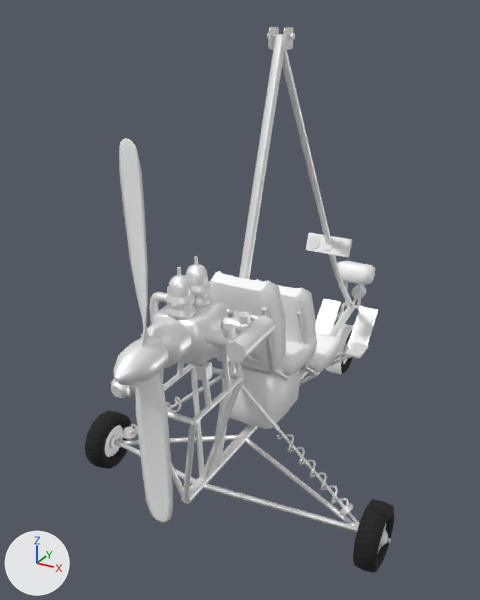
What one commit did to the Blender file assets/source/trike/trike.blend.
Both versions are drawn from a 50 mm camera at (1.51, -3.17, 0.13) aimed at (-0.17, -0.11, -1.41). Every picture has the same lights, and +X, +Y and +Z are marked at lower left. The older version comes first. Objects named as collision shapes, trigger or cutter boxes, shadow casters or lower levels of detail are left out.

In view in the first picture: 'Engine_LOD0', 'Prop_LOD0', 'Trike_LOD0'.
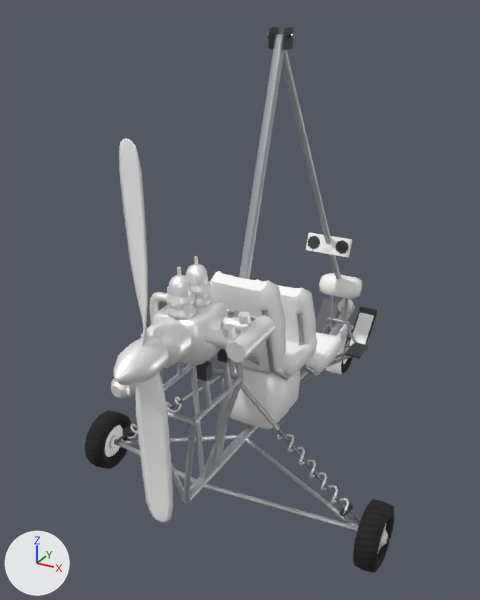
Boxes [x1, y1, x2, y2] around the edits, measured in the pictures (480 x 600 px; the box of a moved part takes in the faces that stretch with it):
part 1 of me_trike_lod0, moved or reshaped (not visible before): after [328, 317, 348, 324]
part 2 of me_trike_lod0, moved or reshaped: before [357, 284, 362, 308]; after [330, 295, 334, 320]
part 3 of me_trike_lod0, added: after [343, 298, 348, 322]
part 4 of me_trike_lod0, moved or reshaped: before [335, 262, 375, 285]; after [319, 274, 362, 299]
part 5 of me_trike_lod0, moved or reshaped: before [342, 261, 371, 266]; after [327, 273, 357, 280]
part 6 of me_trike_lod0, moved or reshaped: before [353, 293, 358, 304]; after [338, 307, 344, 319]
part 7 of me_trike_lod0, moved or reshaped: before [353, 285, 366, 296]; after [340, 298, 353, 311]
part 8 of me_trike_lod0, deleted: before [351, 288, 363, 299]
part 9 of me_trike_lod0, moved or reshaped (mostly hidden before): before [333, 304, 354, 327]; after [322, 301, 357, 351]
part 10 of me_trike_lod0, recoloured: [118, 35, 358, 532] in both
part 11 of me_trike_lod0, recoloured: [114, 33, 391, 543] in both
part 12 of me_trike_lod0, recoloured: [122, 27, 378, 516] in both
part 13 of me_engine_lod0, recoloured (white to dark grey): [196, 361, 212, 382] in both
part 14 of me_engine_lod0, recoloured: [217, 349, 231, 363] in both

What changed in the scene script:
```text
Add mat_fitting:
    mat_fitting = principled_material('Fitting')
    mat_fitting.base_color = (0.0331, 0.0363, 0.0397)  # dark grey #333638
Add mat_tube:
    mat_tube = principled_material('Tube')
    mat_tube.base_color = (0.477, 0.492, 0.523)  # light grey #b8babf
    mat_tube.metallic = 0.5
    mat_tube.roughness = 0.4
Add mat_steel:
    mat_steel = principled_material('Steel')
    mat_steel.base_color = (0.263, 0.274, 0.296)  # grey #8c8f94
    mat_steel.metallic = 0.9
    mat_steel.roughness = 0.3
Change me_trike_lod0:
    used by ob_trike_lod0; location = (0.0, 0.0, 0.0)
    remove me_trike_lod0.from_pydata(...)  # 4089 vertices, 1911 faces; spans x -0.93..0.93, y -1.12..1.57, z -2.5..0.04
    add me_trike_lod0.from_pydata(...)  # 4113 vertices, 1919 faces; spans x -0.93..0.93, y -1.12..1.42, z -2.5..0.04
    me_trike_lod0 part 1: the loose piece of 12 vertices spanning x -0.15..0.15, y 1.39..1.41, z -2.26..-2.24 is scaled about its middle by (0.5, 1.21, 1.21), then moved by (0.0, -0.3, 0.25), in mat_tube (light grey #b8babf)
    me_trike_lod0 part 2: the loose piece of 12 vertices spanning x 0.04..0.07, y 1.37..1.41, z -2.0..-1.78 is moved by (-0.11, -0.3, 0.0), in mat_tube (light grey #b8babf)
    me_trike_lod0 part 3: the loose piece of 12 vertices spanning x 0.04..0.07, y 1.37..1.41, z -2.0..-1.78 is copied, and the copy is moved by (0.0, -0.3, 0.0), in mat_tube (light grey #b8babf); it spans x 0.04..0.07, y 1.07..1.11, z -2.0..-1.78
    me_trike_lod0 part 4: the loose piece of 50 vertices spanning x -0.15..0.15, y 1.3..1.5, z -1.81..-1.63 is moved by (0.0, -0.3, 0.0)
    me_trike_lod0 part 5: the loose piece of 10 vertices spanning x -0.11..0.11, y 1.35..1.49, z -1.67..-1.63 is moved by (0.0, -0.3, 0.0)
    me_trike_lod0 part 6: the loose piece of 10 vertices spanning x -0.01..0.01, y 1.39..1.51, z -2.01..-1.92 is moved by (0.0, -0.3, 0.0), in mat_tube (light grey #b8babf)
    me_trike_lod0 part 7: the loose piece of 20 vertices spanning x -0.05..0.05, y 1.5..1.57, z -1.98..-1.88 is moved by (0.0, -0.3, 0.0)
    me_trike_lod0 part 8: the loose piece of 10 vertices spanning x -0.05..0.05, y 1.5, z -1.98..-1.88 is deleted
    me_trike_lod0 part 9: 20 vertices moved from x -0.16..0.16, y 1.23..1.4, z -2.13..-2.0 to x -0.16..0.16, y 1.1..1.24, z -2.13..-2.0; 80 vertices removed from x -0.16..0.16, y 1.13..1.41, z -2.33..-2.0; 100 vertices added at x -0.16..0.16, y 1.09..1.27, z -2.33..-1.88
    me_trike_lod0 part 10: 492 faces spanning x -0.78..0.78, y -1.12..1.4, z -2.33..0.01 switch from mat_metal (white #ffffff) to mat_tube (light grey #b8babf)
    me_trike_lod0 part 11: 118 faces spanning x -0.93..0.93, y -0.57..1.27, z -2.34..0.01 switch from mat_metal (white #ffffff) to mat_steel (grey #8c8f94)
    me_trike_lod0 part 12: 76 faces spanning x -0.73..0.73, y -0.59..1.36, z -2.26..0.04 switch from mat_metal (white #ffffff) to mat_fitting (dark grey #333638)
    other edits to the shape of me_trike_lod0 do not show in these pictures
Change me_engine_lod0:
    where me_engine_lod0.from_pydata(...)  # 1253 vertices, 650 faces; spans x -0.316..0.36, y -1.187..-0.475, z -1.549..-0.886
    used by ob_engine_lod0; location = (0.0, 0.0, 0.0)
    me_engine_lod0 part 13: all 6 faces centred in x 0.095..0.145, y -0.989..-0.939, z -1.396..-1.326 switch from mat_metal (white #ffffff) to mat_fitting (dark grey #333638)
    me_engine_lod0 part 14: all 6 faces centred in x 0.095..0.145, y -0.809..-0.759, z -1.39..-1.32 switch from mat_metal (white #ffffff) to mat_fitting (dark grey #333638)
```
